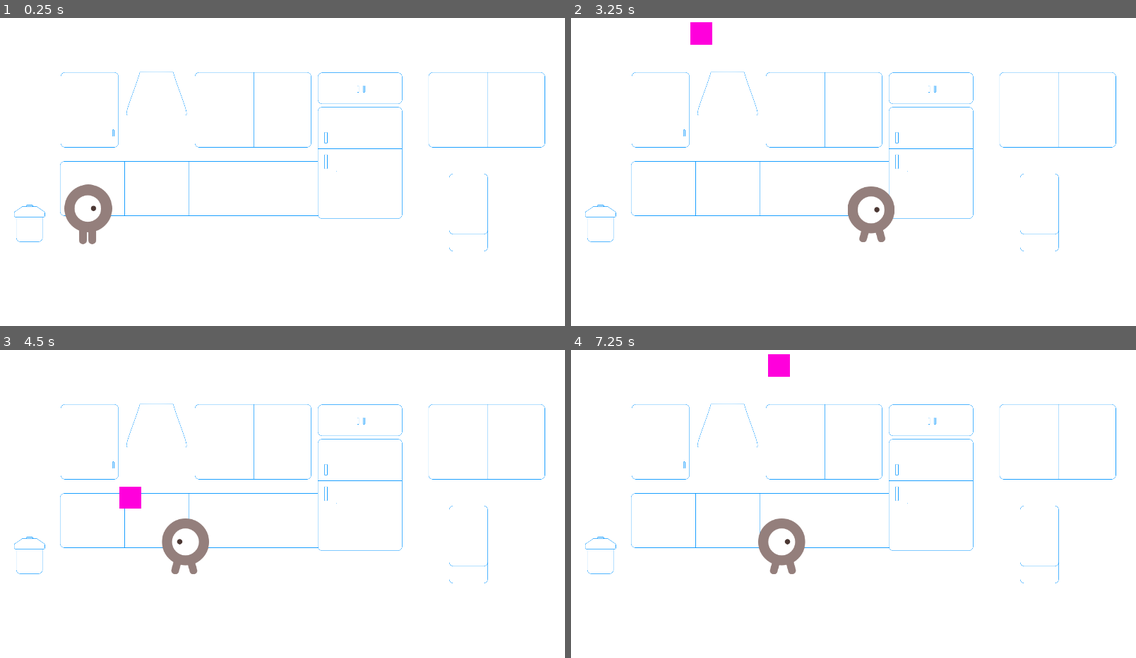
Above: before the commit, frames 1-4 (two rows, left to right).
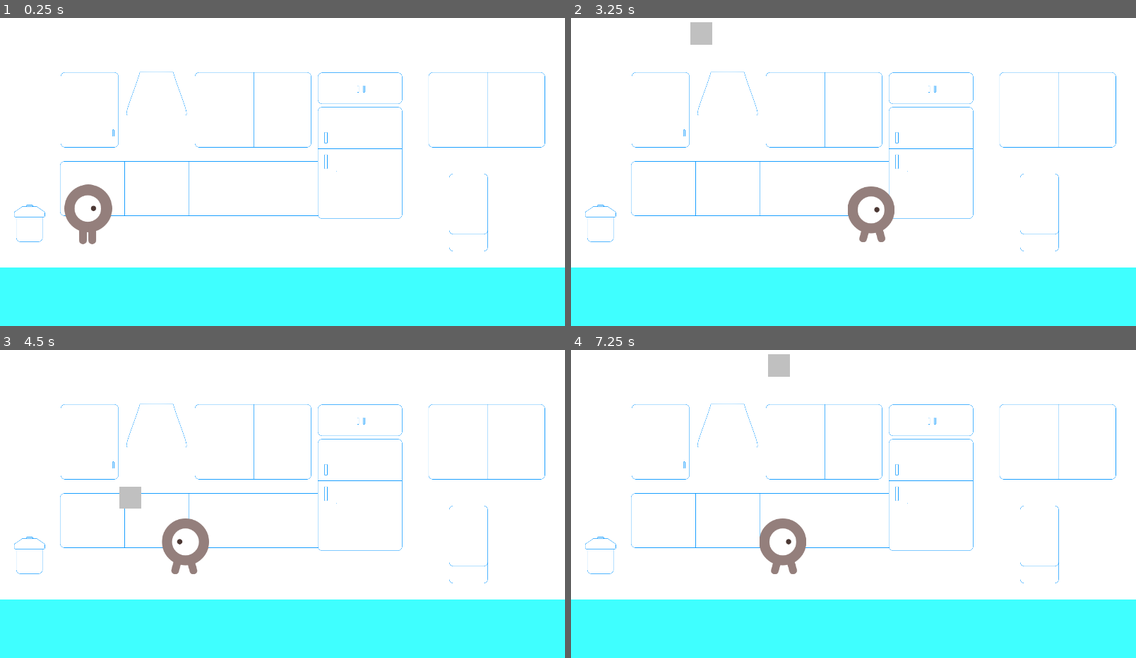
Above: after the commit, the same moments.

Repository: anj0la/BakingFrenzy
Game: Godot game, scene res://scenes/Game.tscn
Same seed, same stepped clock (60 frames per second), same inputs: the game is played once before the commit and once after it. The project has no main scene, so this scene is started directly.
Inputs:
- Up to frame 1 (0.25 s): no input
- Up to frame 2 (3.25 s): tap Enter at 0.5 s; hold Right (move_right) 0.53-1.28 s; hold Left (move_left) 1.28-2.03 s; hold Right (move_right) from 2.03 s (still down)
- Up to frame 3 (4.5 s): release Right (move_right) at 3.53 s; hold Left (move_left) from 3.53 s (still down)
- Up to frame 4 (7.25 s): release Left (move_left) at 5.78 s; hold Right (move_right) from 5.78 s (still down)

The runs differ from the first frame. In frame 1, 19% of the frame differs, in the area x 0-100%, y 81-100%; in frame 2, 19%; in frame 3, 19%; in frame 4, 19%, in the area x 0-100%, y 1-100%.

Commit message:
Fixed collision so when player collects wrong ingredient, it does not collide with the player. Also added variables and checks for ingredient collection for recipe.

Diff:
--- a/scenes/Game.tscn
+++ b/scenes/Game.tscn
@@ -1,9 +1,13 @@
-[gd_scene load_steps=6 format=3 uid="uid://ohh7bftd3kvo"]
+[gd_scene load_steps=8 format=3 uid="uid://ohh7bftd3kvo"]
 
 [ext_resource type="Script" path="res://scripts/Game.gd" id="1_6itma"]
 [ext_resource type="PackedScene" uid="uid://6gofu3xm83fx" path="res://scenes/Ingredient.tscn" id="2_8ut5c"]
 [ext_resource type="PackedScene" uid="uid://du048arfkmk7" path="res://scenes/Player.tscn" id="3_5vw5y"]
+[ext_resource type="PackedScene" uid="uid://bgdmk5wd6i8uo" path="res://scenes/Recipe.tscn" id="3_eot5w"]
 [ext_resource type="Texture2D" uid="uid://cl3afyaiaw7yt" path="res://art/game_background_outline.png" id="3_k6h8b"]
+
+[sub_resource type="RectangleShape2D" id="RectangleShape2D_xyenl"]
+size = Vector2(1921, 202)
 
 [sub_resource type="Curve2D" id="Curve2D_gi6cn"]
 _data = {
@@ -19,7 +23,23 @@
 position = Vector2(960, 540)
 texture = ExtResource("3_k6h8b")
 
+[node name="Floor" type="StaticBody2D" parent="."]
+position = Vector2(-8, 0)
+metadata/_edit_group_ = true
+
+[node name="ColorRect" type="ColorRect" parent="Floor"]
+offset_left = 8.0
+offset_top = 880.0
+offset_right = 1928.0
+offset_bottom = 1080.0
+color = Color(0.247059, 1, 1, 1)
+
+[node name="CollisionShape2D" type="CollisionShape2D" parent="Floor"]
+position = Vector2(967.5, 981)
+shape = SubResource("RectangleShape2D_xyenl")
+
 [node name="Player" parent="." instance=ExtResource("3_5vw5y")]
+collision_mask = 3
 
 [node name="StartPosition" type="Marker2D" parent="."]
 position = Vector2(300, 700)
@@ -36,6 +56,8 @@
 [node name="StartTimer" type="Timer" parent="."]
 one_shot = true
 
+[node name="Recipe" parent="." instance=ExtResource("3_eot5w")]
+
 [connection signal="hit" from="Player" to="." method="_on_player_hit"]
 [connection signal="timeout" from="IngredientTimer" to="." method="_on_ingredient_timer_timeout"]
 [connection signal="timeout" from="StartTimer" to="." method="_on_start_timer_timeout"]
--- a/scenes/Ingredient.tscn
+++ b/scenes/Ingredient.tscn
@@ -6,10 +6,13 @@
 [sub_resource type="RectangleShape2D" id="RectangleShape2D_5q3xf"]
 size = Vector2(76, 74)
 
+[sub_resource type="RectangleShape2D" id="RectangleShape2D_bn2ge"]
+size = Vector2(76, 74)
+
 [node name="Ingredient" type="StaticBody2D"]
 position = Vector2(500, -50)
 collision_layer = 8
-collision_mask = 6
+collision_mask = 2
 script = ExtResource("1_s48xm")
 metadata/_edit_group_ = true
 
@@ -19,3 +22,12 @@
 
 [node name="CollisionShape2D" type="CollisionShape2D" parent="."]
 shape = SubResource("RectangleShape2D_5q3xf")
+
+[node name="Area2D" type="Area2D" parent="."]
+collision_layer = 8
+collision_mask = 2
+
+[node name="CollisionShape2D" type="CollisionShape2D" parent="Area2D"]
+shape = SubResource("RectangleShape2D_bn2ge")
+
+[connection signal="body_entered" from="Area2D" to="." method="_on_area_2d_body_entered"]
--- a/scenes/Player.tscn
+++ b/scenes/Player.tscn
@@ -22,9 +22,8 @@
 radius = 55.0
 height = 136.0
 
-[sub_resource type="CapsuleShape2D" id="CapsuleShape2D_sq8fm"]
-radius = 62.6667
-height = 150.667
+[sub_resource type="RectangleShape2D" id="RectangleShape2D_3nflb"]
+size = Vector2(105.333, 35.3333)
 
 [node name="Player" type="CharacterBody2D"]
 scale = Vector2(1.5, 1.5)
@@ -46,6 +45,7 @@
 collision_mask = 11
 
 [node name="CollisionShape2D" type="CollisionShape2D" parent="Area2D"]
-shape = SubResource("CapsuleShape2D_sq8fm")
+position = Vector2(-0.666667, 11)
+shape = SubResource("RectangleShape2D_3nflb")
 
 [connection signal="body_entered" from="Area2D" to="." method="_on_area_2d_body_entered"]
--- a/scenes/Recipe.tscn
+++ b/scenes/Recipe.tscn
@@ -1,29 +1,7 @@
-[gd_scene load_steps=4 format=3 uid="uid://bgdmk5wd6i8uo"]
+[gd_scene load_steps=2 format=3 uid="uid://bgdmk5wd6i8uo"]
 
 [ext_resource type="Script" path="res://scripts/Recipe.gd" id="1_j31ml"]
-[ext_resource type="Texture2D" uid="uid://c1uakdggq2pls" path="res://art/game_background_outline_recipe.png" id="2_0ifl1"]
 
-[sub_resource type="Curve2D" id="Curve2D_bnsno"]
-_data = {
-"points": PackedVector2Array(0, 0, 0, 0, 40, 992, 0, 0, 0, 0, 128, 992, 0, 0, 0, 0, 232, 992, 0, 0, 0, 0, 336, 992, 0, 0, 0, 0, 424, 992)
-}
-point_count = 5
-
-[node name="Node2D" type="Node2D"]
+[node name="Recipe" type="Node2D"]
 script = ExtResource("1_j31ml")
 metadata/_edit_group_ = true
-
-[node name="Sprite2D" type="Sprite2D" parent="."]
-position = Vector2(960, 544)
-texture = ExtResource("2_0ifl1")
-
-[node name="RecipePath" type="Path2D" parent="."]
-curve = SubResource("Curve2D_bnsno")
-
-[node name="ColorRect" type="ColorRect" parent="."]
-visible = false
-offset_left = 16.0
-offset_top = 920.0
-offset_right = 624.0
-offset_bottom = 1064.0
-color = Color(0.109804, 1, 1, 1)
--- a/scripts/Game.gd
+++ b/scripts/Game.gd
@@ -6,6 +6,8 @@
 func _ready():
 	$Player.start($StartPosition.position)
 	$StartTimer.start()
+	$Recipe.initialize_recipe()
+	print($Recipe.selected_recipe)
 
 func _on_ingredient_timer_timeout() -> void:
 	# Create a new instance of the Ingredient scene.
@@ -29,7 +31,22 @@
 	$IngredientTimer.start()
 	print('Started ingredient timer.')
 
+# The problem arises when the ingredient hits the ground. need to add collision to ingredient to be destroyed when it touches the floor
+
 func _on_player_hit(body: Node2D) -> void:
-	# Remove the collided ingredient from the scene.
+	# Check if collided ingredient is a part of the selected recipe.
 	if body.name == "Ingredient":
-		body.queue_free()
+		print(body.ingredient_name)
+		# Ignore collision detection if the recipe has been completed or the player has collected the wrong ingredient.
+		if not $Recipe.completed and not $Recipe.incorrect_ingredient:
+			if $Recipe.check_if_in_recipe(body.ingredient_name):
+				print('Collected a correct ingredient!')
+				$Recipe.increase_collected_count(body.ingredient_name)
+			else:
+				print('Uh oh. Collected the wrong ingredient!')
+				$Recipe.mark_incorrect_ingredient()
+
+			body.queue_free()
+
+		# TODO: Somehow set it so that the ingredients fall behind the player?
+		# We can see that the collision is ignore
--- a/scripts/Ingredient.gd
+++ b/scripts/Ingredient.gd
@@ -9,19 +9,18 @@
 we simply need to get the name and change the default image texture of the Sprite2D.
 """
 
-var ingredient_names = ["purple", "pink", "blue"] # Currently, only one ingredient name for now
+var ingredient_names = ["blue", "red", "white", "green", "yellow"]
 
-@export var speed = 6.0
+@export var speed: int = 6.0
+@export var ingredient_name: String
 
 func _physics_process(_delta):
 	move_and_collide(Vector2(0, speed))
-		# print("I collided with ", collision.get_collider().name)
-		#await get_tree().create_timer(0.2).timeout
-		#queue_free()
 
 # Called when the node enters the scene tree for the first time.
 func _ready() -> void:
 	var rand_index = randi() % ingredient_names.size()
+	ingredient_name = ingredient_names[rand_index]
 	$Sprite2D.texture = _get_texture(rand_index)
 
 # Gets an ingredient image texture based on its index.
@@ -34,3 +33,8 @@
 func set_texture(ingredient_name: String):
 	var image_path = "res://art/rect_" + ingredient_name + ".png" 	# Assumes that name is in ingredient_names.
 	$Sprite2D.texture = load(image_path)
+
+func _on_area_2d_body_entered(body: Node2D) -> void:
+	print(body.name)
+	if body.name == 'Floor':
+		queue_free()
--- a/scripts/Recipe.gd
+++ b/scripts/Recipe.gd
@@ -1,117 +1,66 @@
 extends Node2D
 
-@export var path_max_length = 600
-var recipes = {"purple": ["red", "blue", "white"], "cyan": ["blue", "green", "white"], "pink": ["red", "yellow", "white"]}
-const V_OFFSET = 500
-var selected_recipe
-var ingredient_count
+signal recipe_completed
+
+var recipes: Dictionary = {"purple": ["red", "blue", "white"], "cyan": ["blue", "green", "white"], "pink": ["red", "yellow", "white"]}
+var selected_recipe: Array
+var seen_ingredients: Array
+var ingredient_count: int
+var collected_ingredient_count: int
+var completed: bool
+var incorrect_ingredient: bool
+var recipe_ready: bool
 
 # Called when the node enters the scene tree for the first time.
 func _ready() -> void:
+	seen_ingredients = Array() # Initalizes an empty array
+	# initialize_recipe()
+
+# Initalizes the recipe scene.
+func initialize_recipe():
 	selected_recipe = _select_recipe()
-	ingredient_count = selected_recipe.values()[0].size() # .values() gives us a 2D list consisting of one element (i.e., [["egg", "flour"]], which is why we use [0] to get the actual list
-	#_create_path()
-	_create_ingredient_spawn_locations()
+	seen_ingredients.clear() # Clear all seen ingredients
+	ingredient_count = selected_recipe.size() - 1 # Removes the recipe from count
+	collected_ingredient_count = 0
+	completed = false
+	incorrect_ingredient = false
+	print('Collected ingredient count: ', collected_ingredient_count)
 
-# Called every frame. 'delta' is the elapsed time since the previous frame.
-func _process(delta: float) -> void:
-	pass
-
-func _select_recipe() -> Dictionary:
+func _select_recipe() -> Array:
 	var rand_index = randi() % recipes.size()
 	var rand_key = recipes.keys()[rand_index]
-	return {rand_key: recipes[rand_key]}
+	return [rand_key, recipes[rand_key]] # selected_recipe[0] = recipe name, selected_recipe[1] = ["ingredient_1", ... "ingredient_n"]
 
-func _update_selected_recipe(updated_recipe: Dictionary) -> void:
-	selected_recipe = updated_recipe
+# Returns the selected recipe. Used for UI display.
+func get_selected_recipe() -> Array:
+	return selected_recipe
 
+# Increases the number of ingredients the player has collected.
+func increase_collected_count(collided_ingredient: String) -> void:
+	if collided_ingredient not in seen_ingredients:
+		collected_ingredient_count += 1
+		seen_ingredients.append(collided_ingredient)
+	else:
+		print('Did not collect anything!\n')
 
-# Figure out how to add a path dynamically.
+	print('Seen ingredients: ', seen_ingredients)
+	print('Collected ingredient count: ', collected_ingredient_count)
 
+# Checks if the collided ingredient is in the recipe.
+func check_if_in_recipe(collided_ingredient: String) -> bool:
+	print('collided_ingredient: ', collided_ingredient)
+	if collided_ingredient in selected_recipe[1]: # selected_recipe[1] = ["ingredient_1", ... "ingredient_n"]
+		return true
+	return false
 
+# Sets the incorrect ingredient flag to true.
+func mark_incorrect_ingredient() -> void:
+	incorrect_ingredient = true
 
+# Sets the incorrect ingredient flag to false.
+func reset_incorrect_ingredient() -> void:
+	incorrect_ingredient = false
 
-
-
-
-
-
-
-
-
-
-
-
-
-
-
-
-
-
-
-
-
-
-
-func _create_path() -> void:
-	var curve = $RecipePath.curve
-	var start_pos = Vector2(0, 150)
-	var end_pos = Vector2(0, 600)
-
-	# Clear existing points (if there are any)
-	curve.clear_points()
-
-	# Calculate spacing between each point
-	var spacing = (end_pos - start_pos) / (ingredient_count - 1)
-
-	# Add points in a straight line
-	for i in range(ingredient_count):
-		var point_pos
-		if i == 0:
-			print(i)
-			point_pos = start_pos + spacing
-		else:
-			point_pos = start_pos + spacing + Vector2(0, i)
-
-		curve.add_point(point_pos)
-
-# Create PathFollow2D nodes with even spacing based on ingredient count.
-func _create_ingredient_spawn_locations() -> void:
-	print(ingredient_count)
-	# Calculate spacing based on number of ingredients.
-	var ingredient_spacing = path_max_length / (ingredient_count + 1)
-	for i in range(ingredient_count):
-		print('count: ', i)
-		# Create a new spawn location.
-		var ingredient_spawn_location = PathFollow2D.new()
-
-		# Apply horizontial and vertical offset for even spacing.
-		#ingredient_spawn_location.h_offset = ingredient_spacing * (i + 1)
-		#ingredient_spawn_location.v_offset = V_OFFSET
-
-		# Add the spawn location to the Path2D node.
-		$RecipePath.add_child(ingredient_spawn_location)
-
-		# Create a new Sprite 2D node.
-		var ingredient_sprite = Sprite2D.new()
-
-		# Change the texture to the specific ingredient in the recipe.
-		var ingredient_name = selected_recipe.values()[0][i]
-		var image_path = "res://art/rect_" + ingredient_name + ".png"
-		ingredient_sprite.texture = load(image_path)
-
-		# Add the ingredient sprite to the spawn location.
-		ingredient_sprite.position = ingredient_spawn_location.position
-
-		# Create a new instance of the Ingredient scene.
-		#var ingredient = ingredient_scene.instantiate()
-
-		# Change texture to the specific ingredient in the recipe.
-		#var ingredient_name = selected_recipe.values()[0][i]
-		#ingredient.set_texture(ingredient_name)
-
-		# Add ingredient scene to each spawn location.
-		#ingredient.position = ingredient_spawn_location.position
-
-		# Spawn the ingredient by adding it to the Recipe scene.
-		add_child(ingredient_sprite)
+# Sets the completed flag to true.
+func mark_recipe_completed() -> void:
+	completed = true
Binary file added: art/rect_cyan.png
Not shown, added: art/rect_cyan.png.import
Not shown: 1 places in scenes/Ingredient.tscn that only renumber resources
